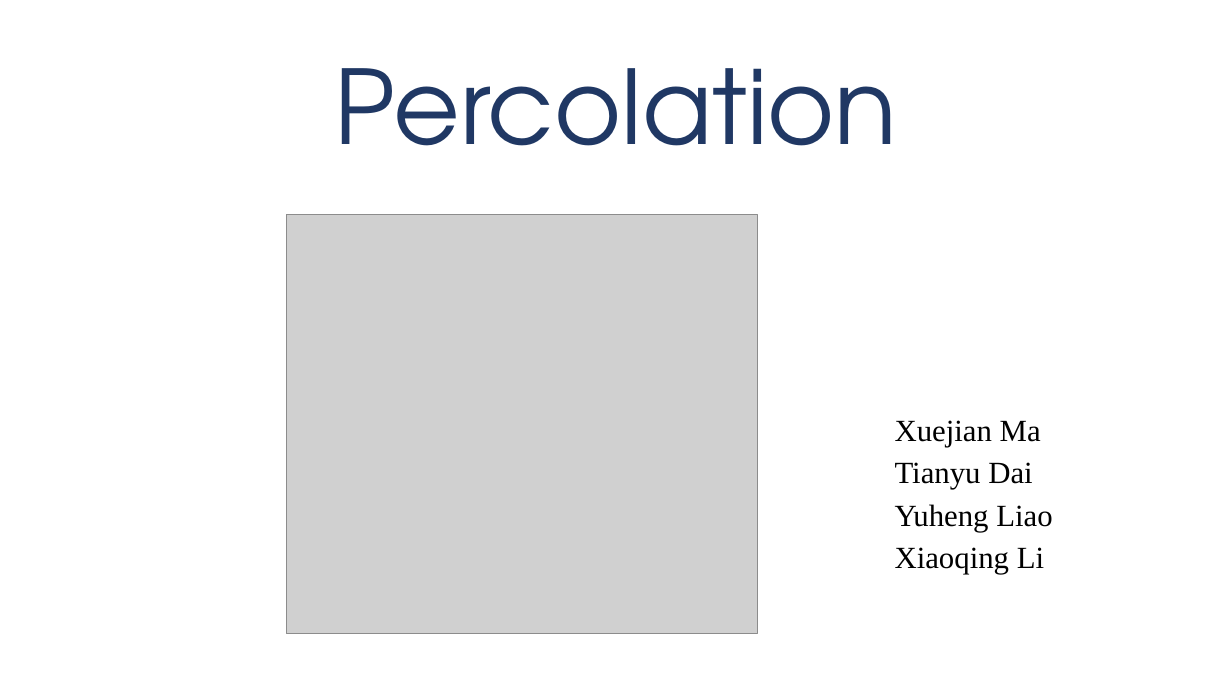
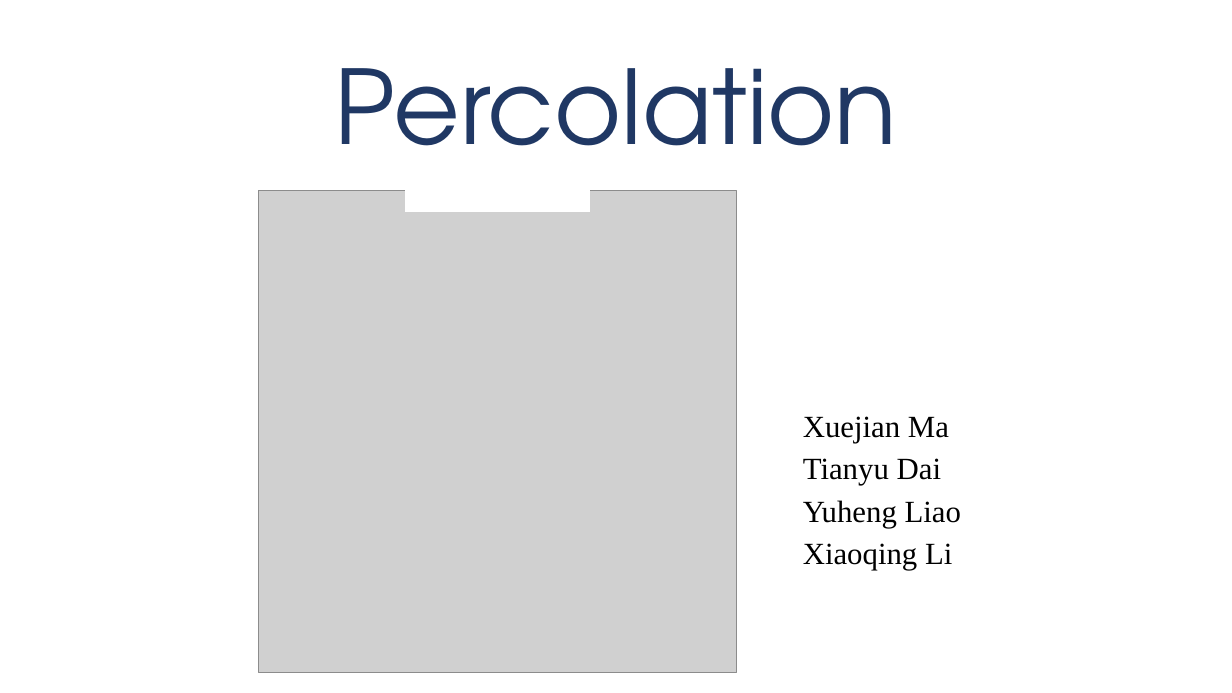
Before and after one commit to TianyuDai/PHY566-Project2-Group1, a slide deck: slide 1 of Percolation.pptx. Drawn at 1232x693 pixels with LibreOffice and Linux fonts; fonts in the diff are those of the drawing; grey boxes stand for pictures. Boxes give left, top, right and bottom in pixels: in the first picture for what was removed or moved away, otherwise in the second. Text is boxed around its words. In the diff, an @@ line names an element or a change of style, - is before the commit and + after.

```diff
--- a/Percolation.pptx
+++ b/Percolation.pptx
@@ picture: place and size @@
-picture at [287,214,758,633]
+picture at [259,190,737,673]
@@ rectangle added at [406,182,590,211], fill #FFFFFF, outline #FFFFFF 1 pt @@
@@ subtitle "Xuejian Ma": place and size @@
-subtitle "Xuejian Ma" at [895,420,1052,574]
+subtitle "Xuejian Ma" at [803,416,961,570]
```
Also in this commit, not shown: 2 other slides changed, 2 slides added, 3 slides removed.
